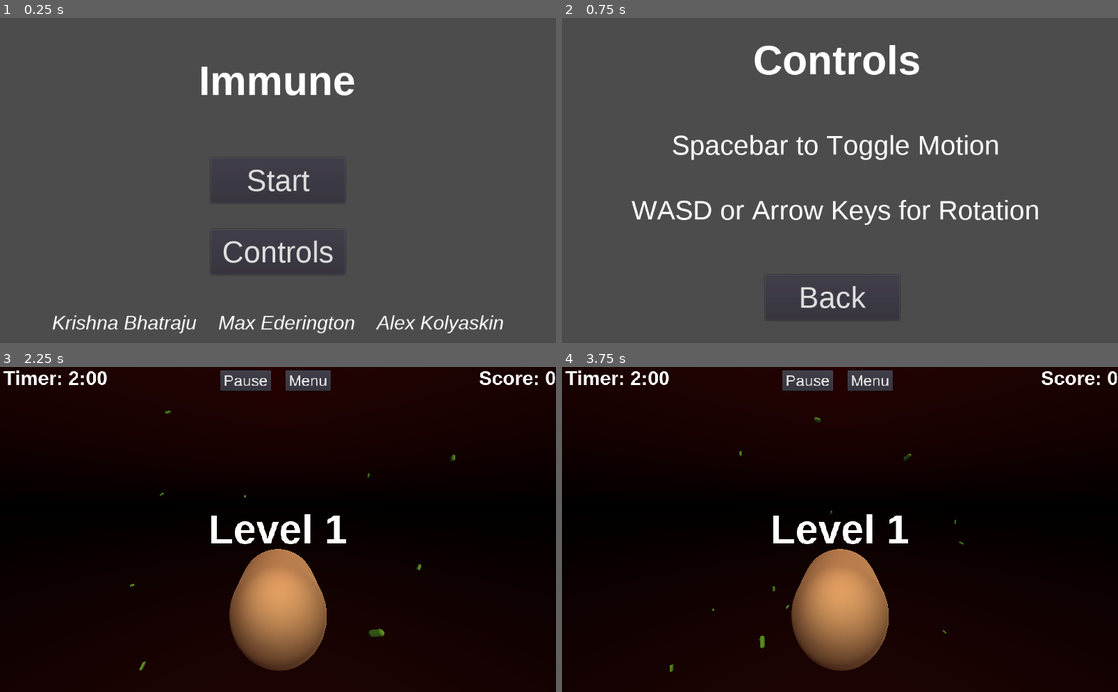
Above: before the commit, frames 1-4 (two rows, left to right).
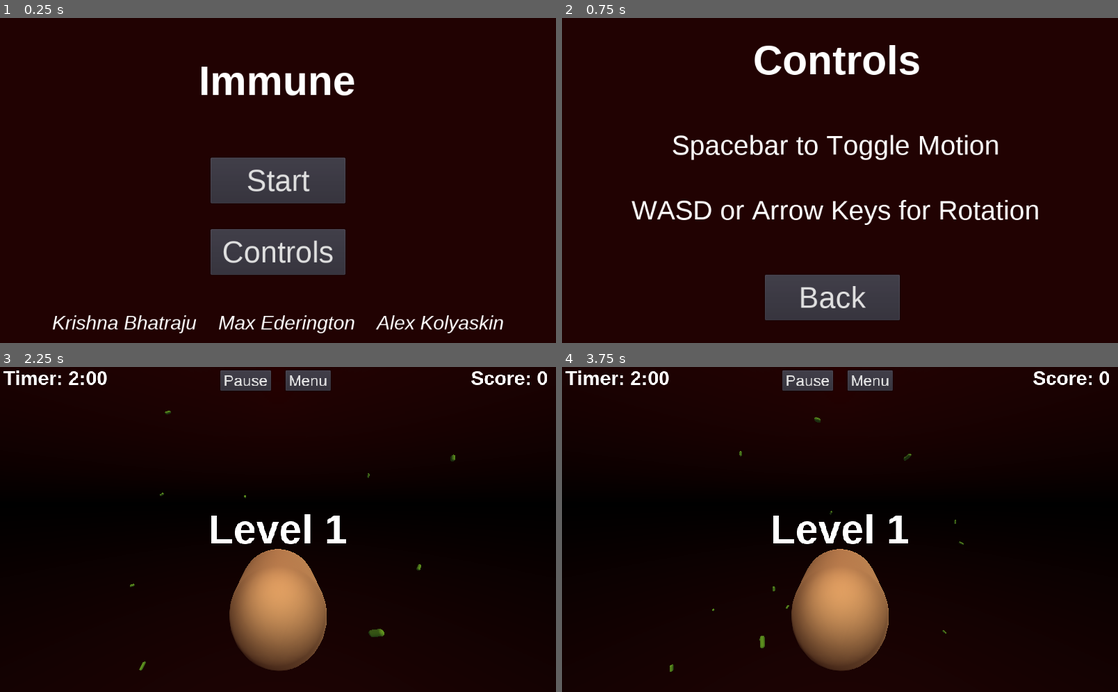
Above: after the commit, the same moments.

Repository: Denendaden/immune-game
Game: Godot game, scene res://Scenes/MainMenu.tscn
Same seed, same stepped clock (60 frames per second), same inputs: the game is played once before the commit and once after it.
Inputs:
- Up to frame 1 (0.25 s): no input
- Up to frame 2 (0.75 s): click "Controls" at 0.5 s
- Up to frame 3 (2.25 s): click "Back" at 1.25 s; click "Start" at 2 s
- Up to frame 4 (3.75 s): click "Menu" at 2.75 s; click "Start" at 3.5 s

The runs differ from the first frame. In frame 1, 91% of the frame differs, in the area x 0-100%, y 0-100%; in frame 2, 94%; in frame 3, 0.4%; in frame 4, 0.4%.

Commit message:
Red menu screen

Diff:
--- a/Scenes/Arena.tscn
+++ b/Scenes/Arena.tscn
@@ -71,7 +71,8 @@
 [node name="Score" type="Label" parent="Control"]
 anchor_left = 1.0
 anchor_right = 1.0
-margin_left = -200.0
+margin_left = -215.0
+margin_right = -15.0
 margin_bottom = 66.0
 theme = SubResource( 3 )
 text = "Score: 0"
--- a/Scripts/Score.gd
+++ b/Scripts/Score.gd
@@ -30,7 +30,7 @@
 	var next_score = find_val(score, level_up_points)
 
 	# Refresh the score counter
-	text = str("Score: ", score, "\nTo Next Level: ", next_score-score)
+	text = str("Score: ", score) # , "\nTo Next Level: ", next_score-score
 
 	# Check for a level up
 	if score in level_up_points:
--- a/project.godot
+++ b/project.godot
@@ -56,4 +56,5 @@
 quality/driver/driver_name="GLES2"
 vram_compression/import_etc=true
 vram_compression/import_etc2=false
+environment/default_clear_color=Color( 0.129412, 0.00784314, 0.00784314, 1 )
 environment/default_environment="res://default_env.tres"
